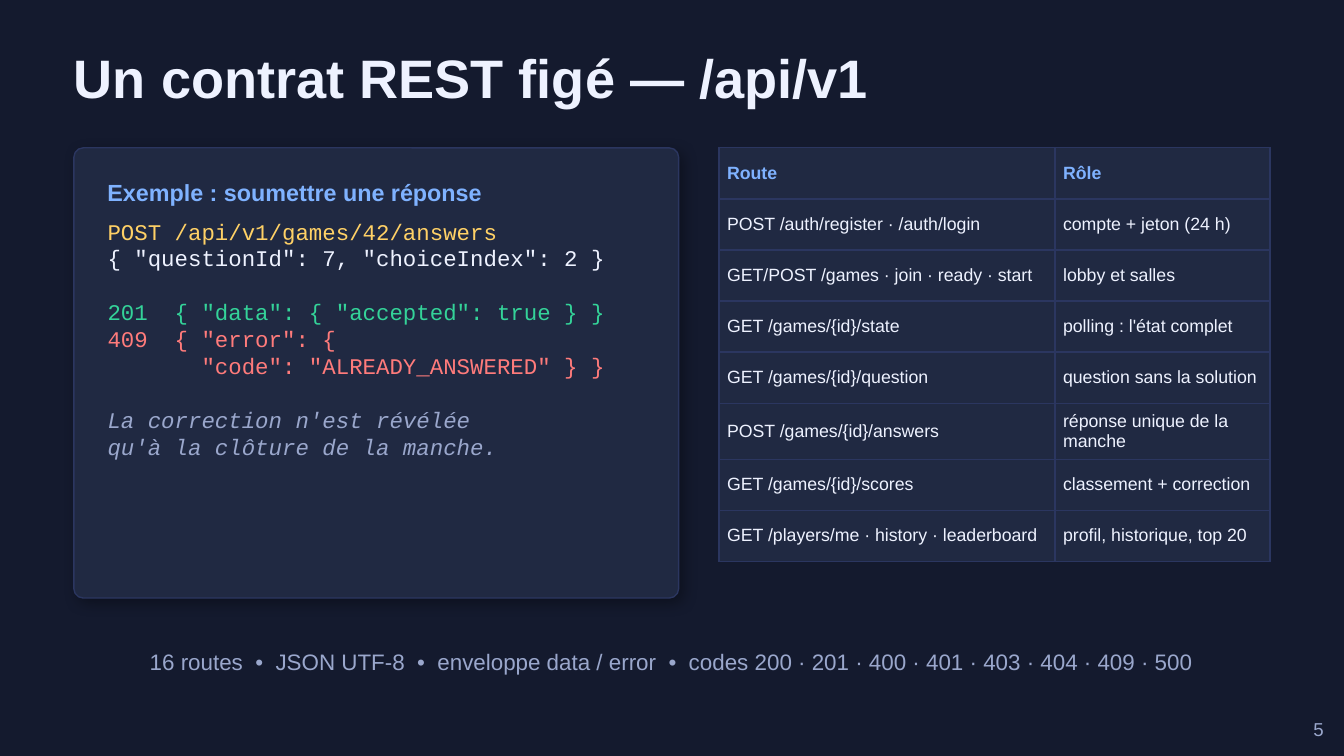
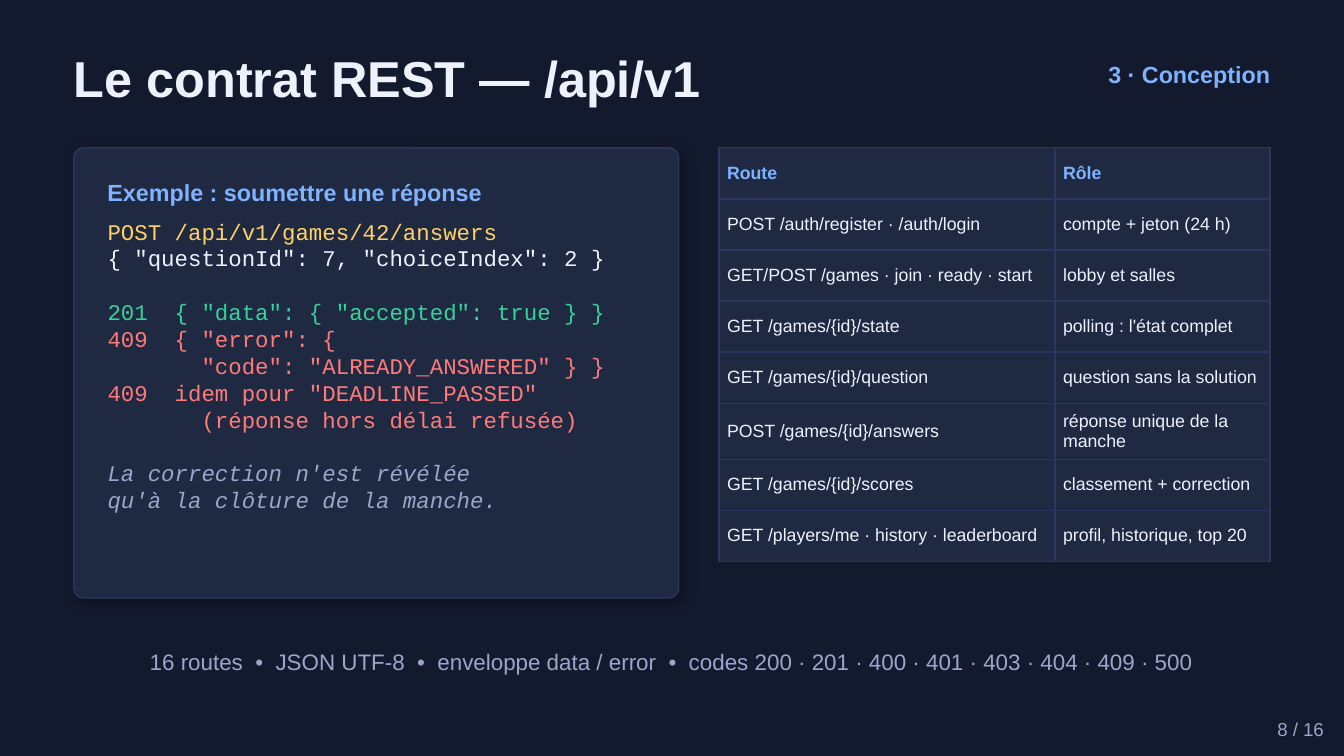
Before and after one commit to AdaMakchi/android-project-adham-marrakchi, a slide deck: slide 8 of docs/Soutenance_QuizArena.pptx (slide 5 before the commit). Drawn at 1344x756 pixels with LibreOffice and Linux fonts; fonts in the diff are those of the drawing. Boxes give left, top, right and bottom in pixels: in the first picture for what was removed or moved away, otherwise in the second. Text is boxed around its words. In the diff, an @@ line names an element or a change of style, - is before the commit and + after.

```diff
--- a/docs/Soutenance_QuizArena.pptx
+++ b/docs/Soutenance_QuizArena.pptx
@@ text at <box>74,60,701,107</box>: text changed; size 29 to 27 pt @@
-Un contrat REST figé — /api/v1
+Le contrat REST — /api/v1
@@ text added at <box>1108,66,1270,88</box>, 12.5 pt, text #7FB2FF, bold @@
+3 · Conception
@@ text at <box>175,385,577,433</box>: paragraphs added @@
+409 idem pour "DEADLINE_PASSED"
+(réponse hors délai refusée)
@@ text added at <box>1277,723,1324,736</box>, 10 pt, text #9AA7CC @@
+8 / 16
@@ text removed at <box>1313,723,1323,736</box> @@
-5
```
Also in this commit, not shown: 6 other slides changed, 9 slides added, 5 slides removed.
